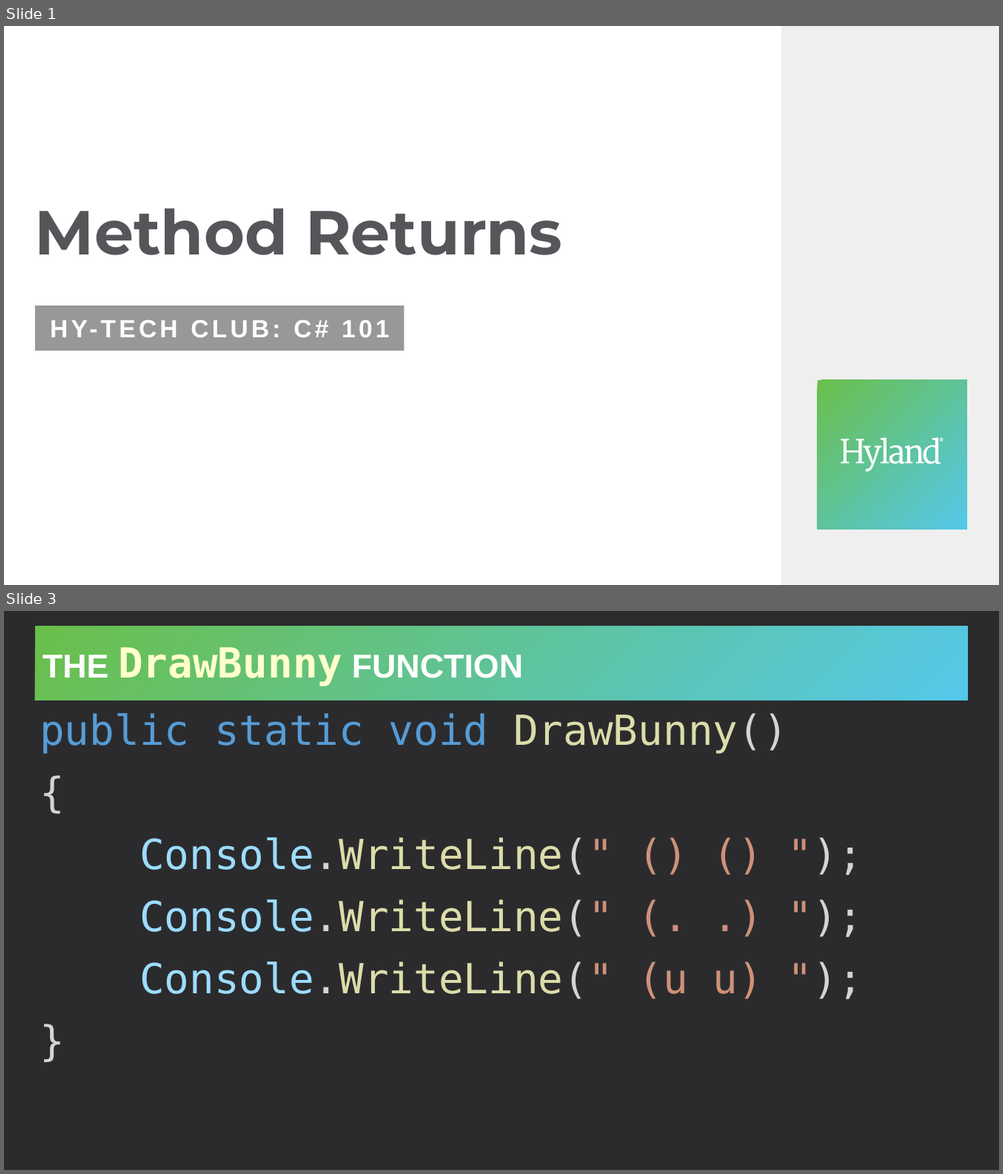
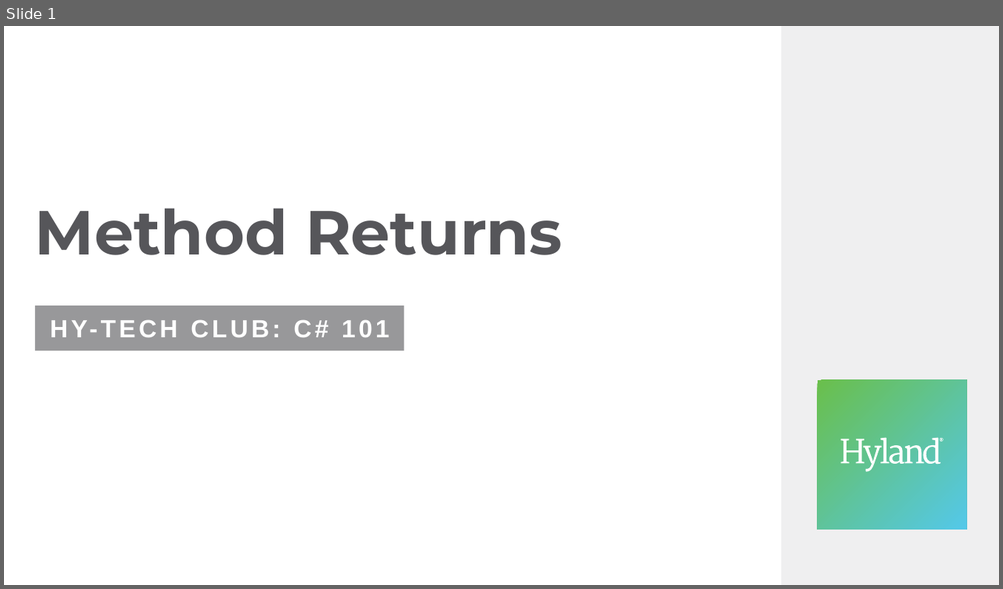
Before and after one commit to hytechclub/cs-101, a slide deck: MethodParameters/MethodReturns.pptx. Shown one above the other, each under a label of ours: slides 1 and 3 before the commit, slide 1 after it; the slides between them are not shown. The pictures are 1003x1174 and 1003x589 pixels, drawn with LibreOffice and Linux fonts; fonts in the diff are those of the drawing. Boxes give left, top, right and bottom in pixels: in the first picture for what was removed or moved away, otherwise in the second. Text is boxed around its words. In the diff, an @@ line names an element or a change of style, - is before the commit and + after.

```diff
--- a/MethodParameters/MethodReturns.pptx
+++ b/MethodParameters/MethodReturns.pptx
@@ slide 3 removed at bbox=[4, 611, 999, 1170], background #2B2B2D @@
@@ title removed at bbox=[35, 626, 968, 701] @@
-THE DrawBunny FUNCTION
@@ text removed at bbox=[40, 713, 787, 999] @@
-public static void DrawBunny()
-{
-Console.WriteLine(" () () ");
-Console.WriteLine(" (. .) ");
-Console.WriteLine(" (u u) ");
-}
```
Also in this commit, not shown: 5 slides added, 26 other slides removed, 1 other file.
